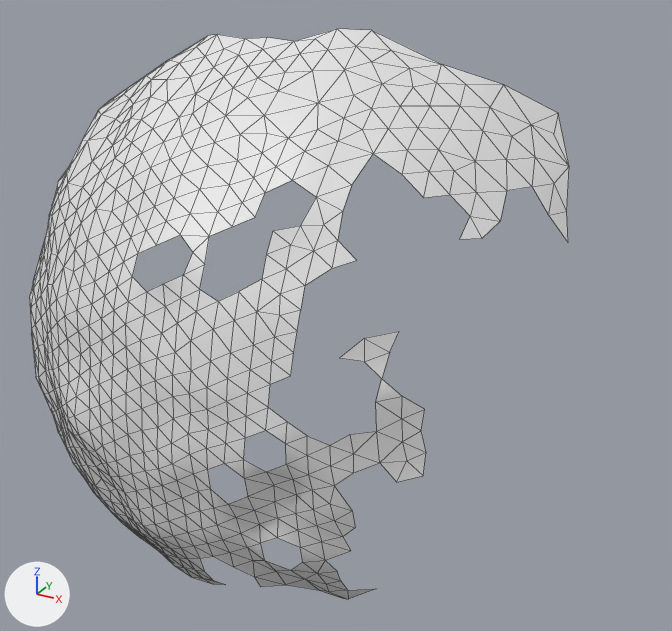
One commit to the OBJ model res/final/onecam_fullvolume/06/cleanedup/FullVolium.000154.obj: the scene before it, then after it.
One viewpoint serves both versions: a camera (50 mm lens) standing at (-285.7, 256.3, -122.7) and looking at (-383.6, 434.4, -211.8). The axes (+X, +Y, +Z) are drawn at lower left. The lights are the same throughout. Mesh edges are drawn as thin lines. Where no turn or scale is listed for an object, it has been applied to the vertices.

The first picture shows 'FullVolium.000154'.
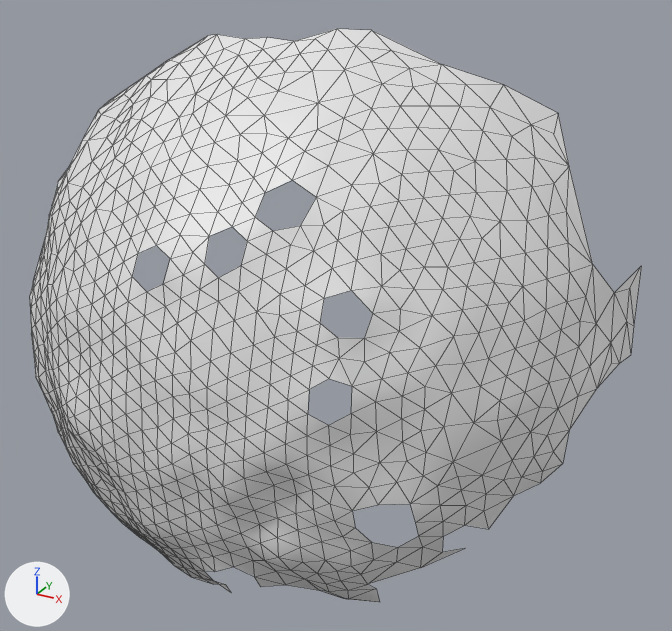
What changed in the scene script:
```text
Change me_fullvolium_000154:
    used by ob_fullvolium_000154; location = (0.0, 0.0, 0.0)
    remove me_fullvolium_000154.from_pydata(...)  # 614 vertices, 1098 faces; spans x -477.7..-331.2, y 381.2..463.2, z -277.9..-146.4
    add me_fullvolium_000154.from_pydata(...)  # 758 vertices, 1427 faces; spans x -477.7..-320.0, y 381.2..470.4, z -277.9..-146.4
    me_fullvolium_000154 part 1
    144 vertices are added at x -395.3..-320.0, y 382.6..470.4, z -267.2..-170.7
    329 new faces join them
```

Boxes (x1, y1, x2, y2) around the edits, measured in the pictures (672 x 631 px):
'FullVolium.000154', reshaped (13% wider): before (30, 29, 569, 599); after (30, 29, 641, 602)
part 1 of me_fullvolium_000154, added: after (156, 154, 641, 602)
